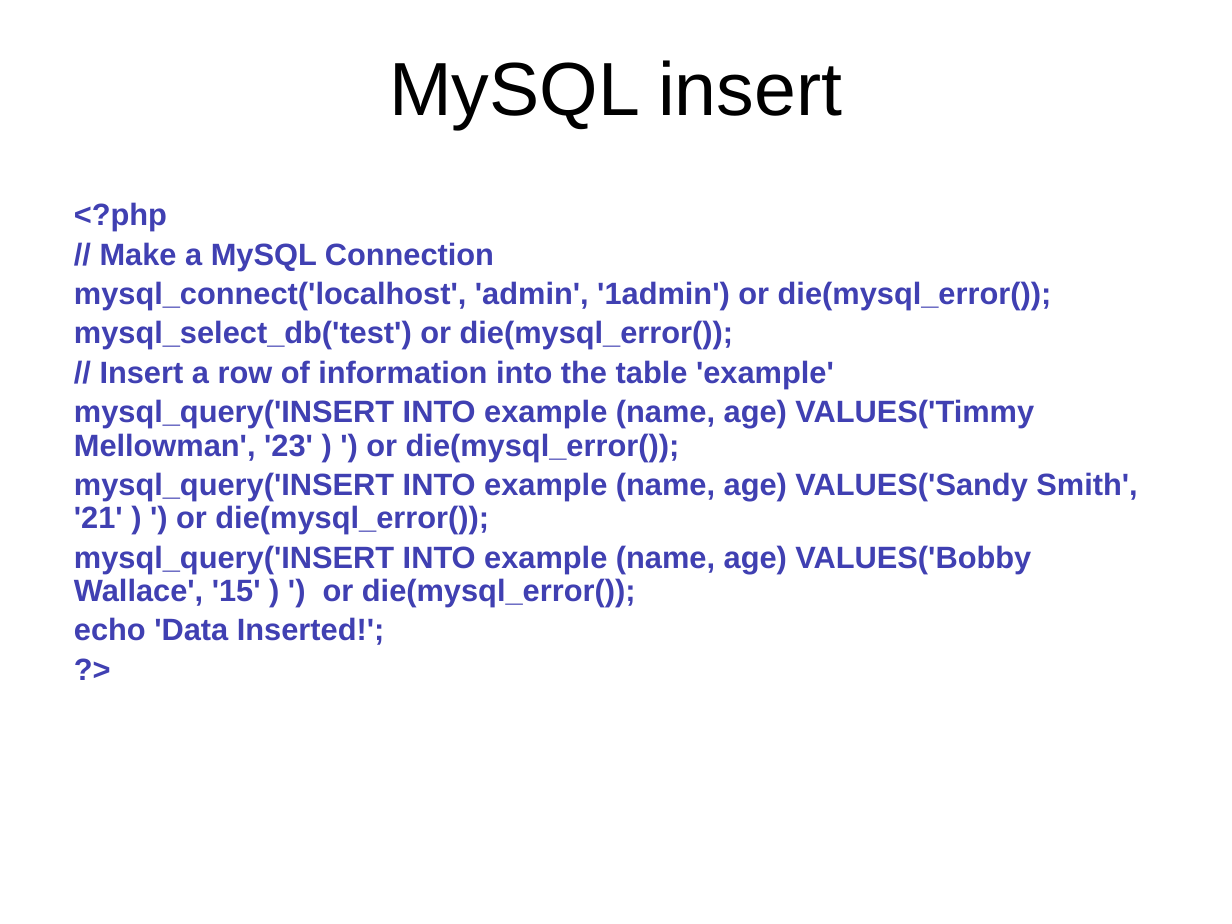
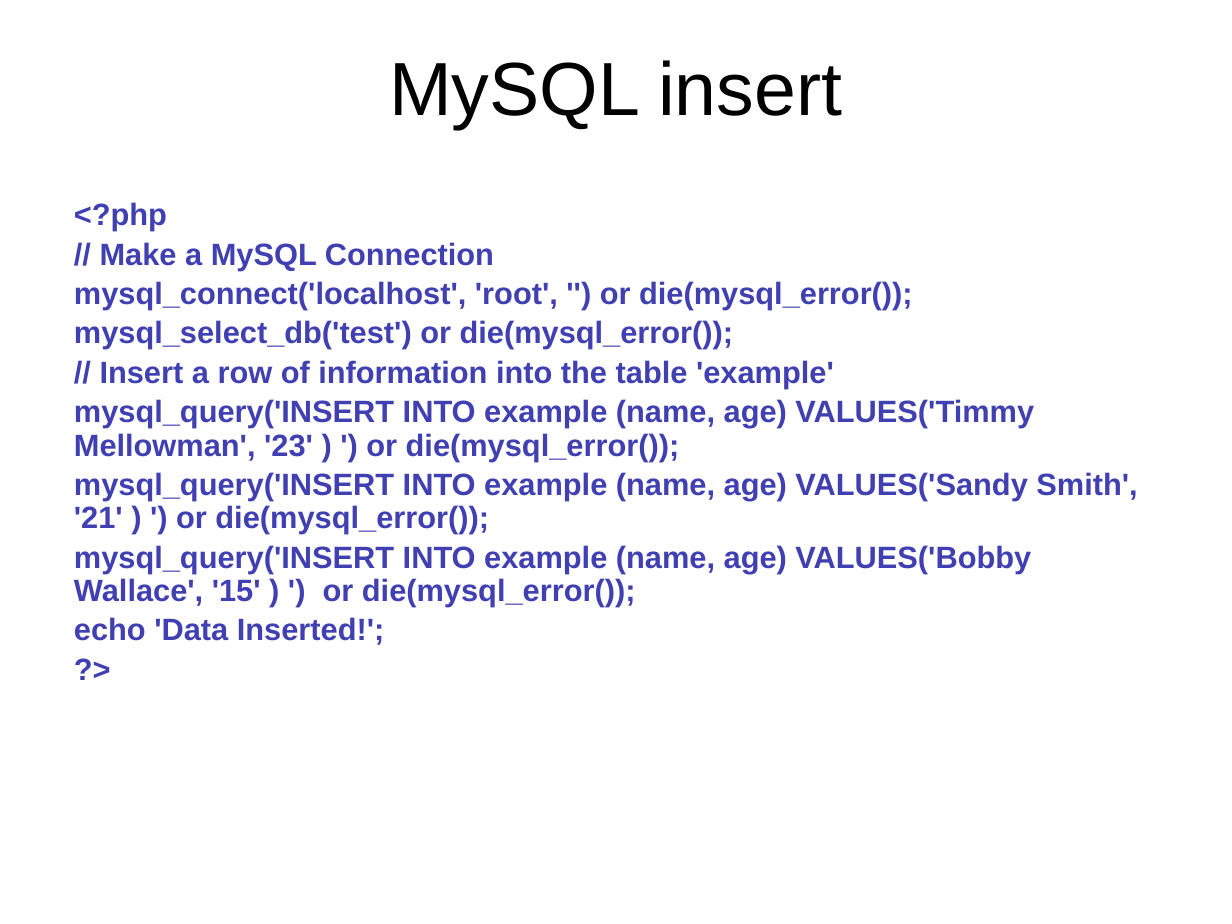
Before and after one commit to pingovn/pingo-webbasic-with-php, a slide deck: slide 46 of slides/Pingo - PHP Basics - Database - MySQL.pptx (slide 49 before the commit). Drawn at 1232x924 pixels with LibreOffice and Linux fonts; fonts in the diff are those of the drawing; background and template pictures are left out. Boxes give left, top, right and bottom in pixels: in the first picture for what was removed or moved away, otherwise in the second. Text is boxed around its words. In the diff, an @@ line names an element or a change of style, - is before the commit and + after.

```diff
--- a/slides/Pingo - PHP Basics - Database - MySQL.pptx
+++ b/slides/Pingo - PHP Basics - Database - MySQL.pptx
@@ text at (x1=74, y1=281, x2=913, y2=310): text changed @@
-mysql_connect('localhost', 'admin', '1admin') or die(mysql_error());
+mysql_connect('localhost', 'root', '') or die(mysql_error());
```
Also in this commit, not shown: 7 other slides changed, 4 slides removed.
